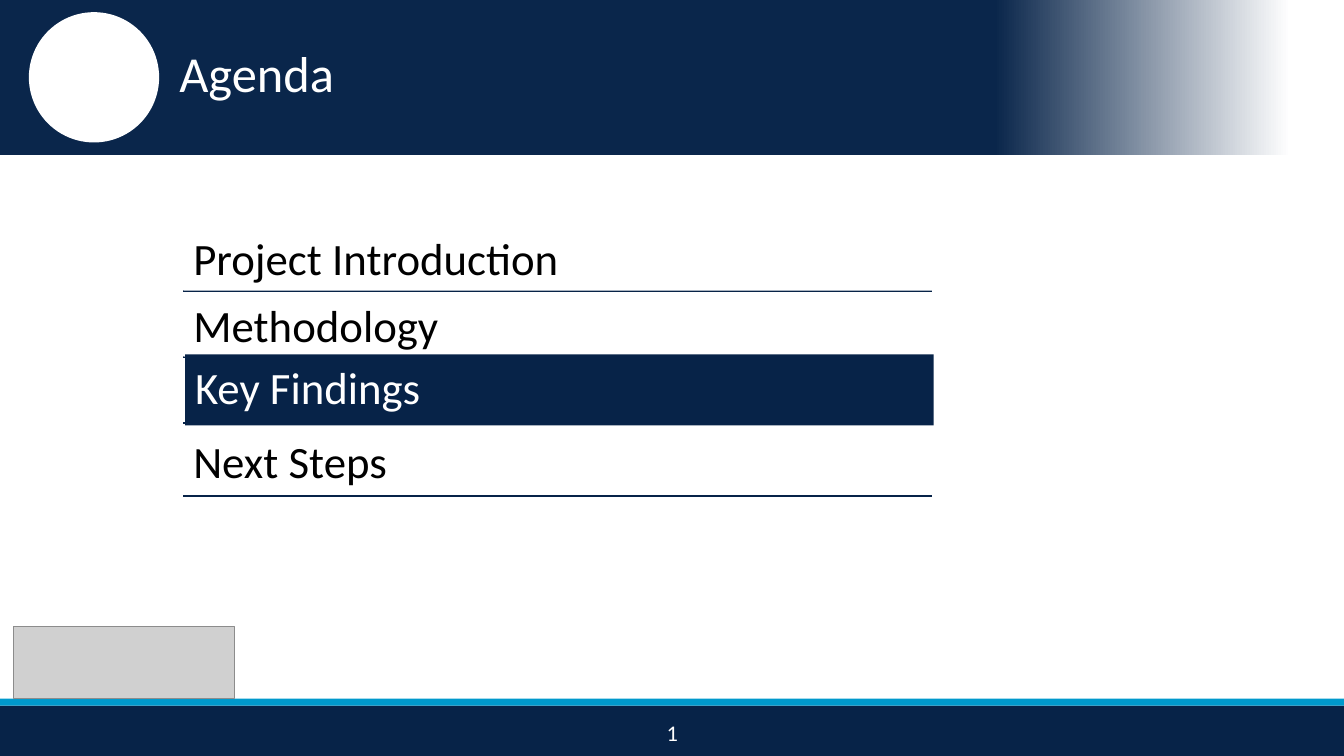
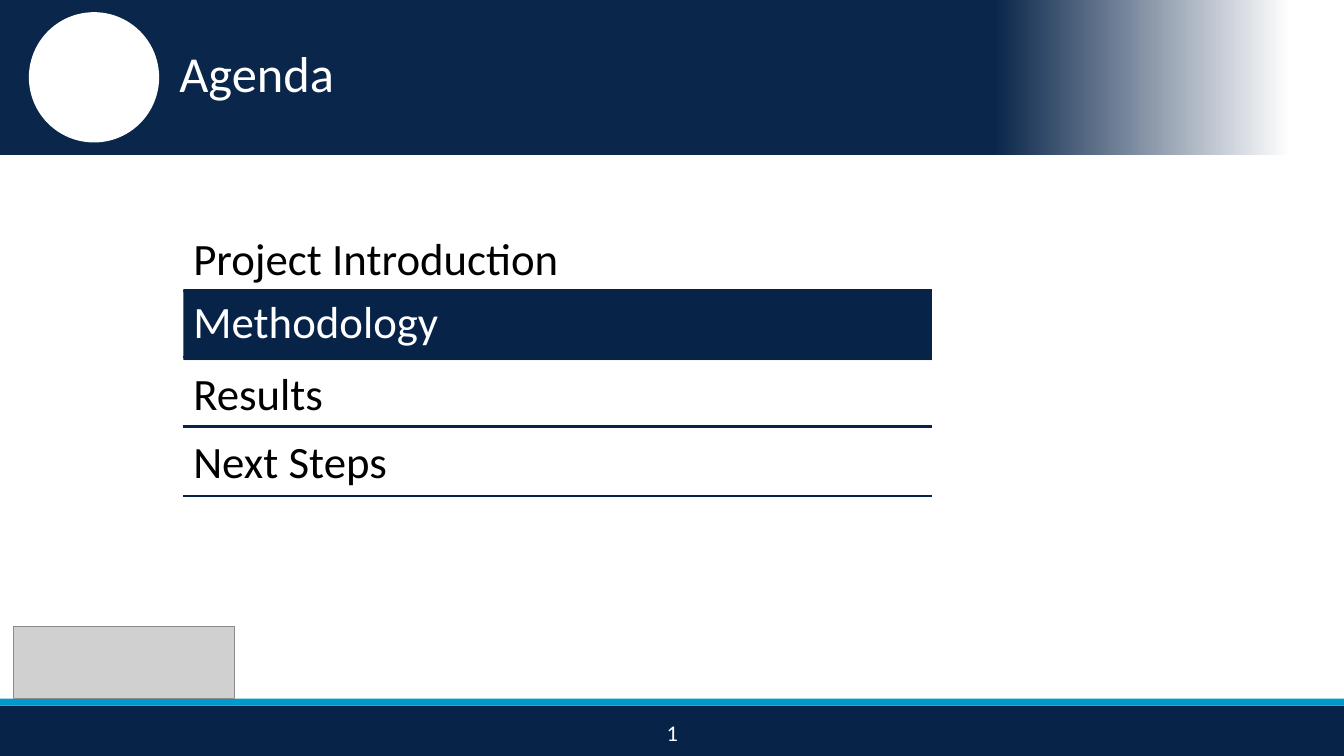
Before and after one commit to nikhilba/NOLA, a slide deck: slide 14 of Presentation/NOLA_Midterm_Presentation_v1.1.pptx (slide 12 before the commit). Drawn at 1344x756 pixels with LibreOffice and Linux fonts; fonts in the diff are those of the drawing; grey boxes stand for pictures; background and template pictures are left out. Boxes give left, top, right and bottom in pixels: in the first picture for what was removed or moved away, otherwise in the second. Text is boxed around its words. In the diff, an @@ line names an element or a change of style, - is before the commit and + after.

```diff
--- a/Presentation/NOLA_Midterm_Presentation_v1.1.pptx
+++ b/Presentation/NOLA_Midterm_Presentation_v1.1.pptx
@@ rectangle "Project Introduction": place and size @@
-rectangle "Project Introduction" at (193,244,558,283)
+rectangle "Project Introduction" at (184,226,933,290)
@@ rectangle "Methodology" at (184,289,933,360): text colour #000000 to #FFFFFF; fill #FFFFFF to #072348 @@
@@ rectangle "Results": place and size @@
-rectangle "Results" at (186,355,935,425)
+rectangle "Results" at (184,361,933,425)
@@ rectangle "Results" at (184,361,933,425): fill #072348 to #FFFFFF @@
@@ text in rectangle at (193,379,323,411): text changed; text colour #FFFFFF to #000000 @@
-Key Findings
+Results
@@ line moved from (184, 423) - (933, 423) to (184, 426) - (933, 426) @@
```
Also in this commit, not shown: 6 other slides changed, 3 slides added, 2 slides removed.
